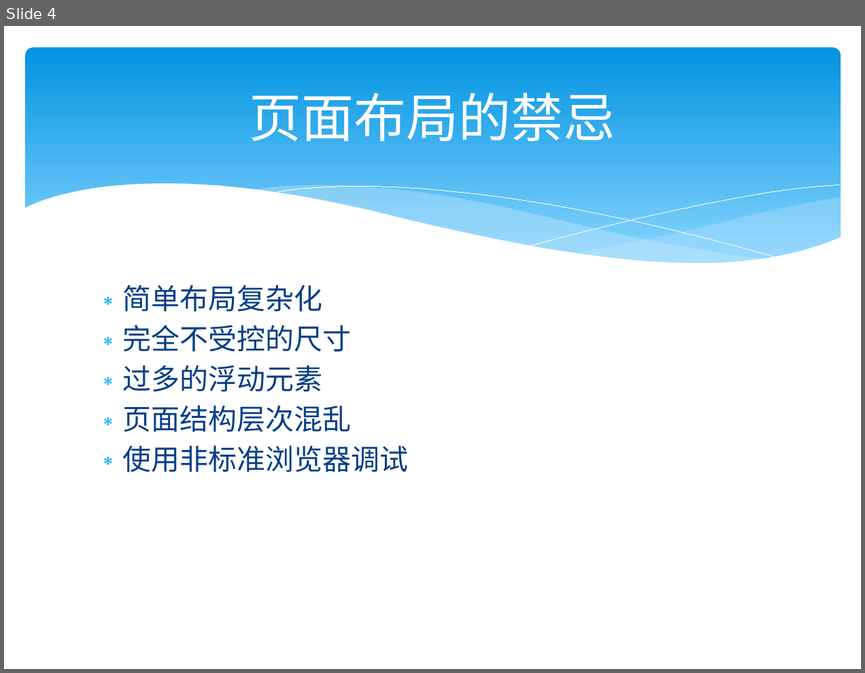
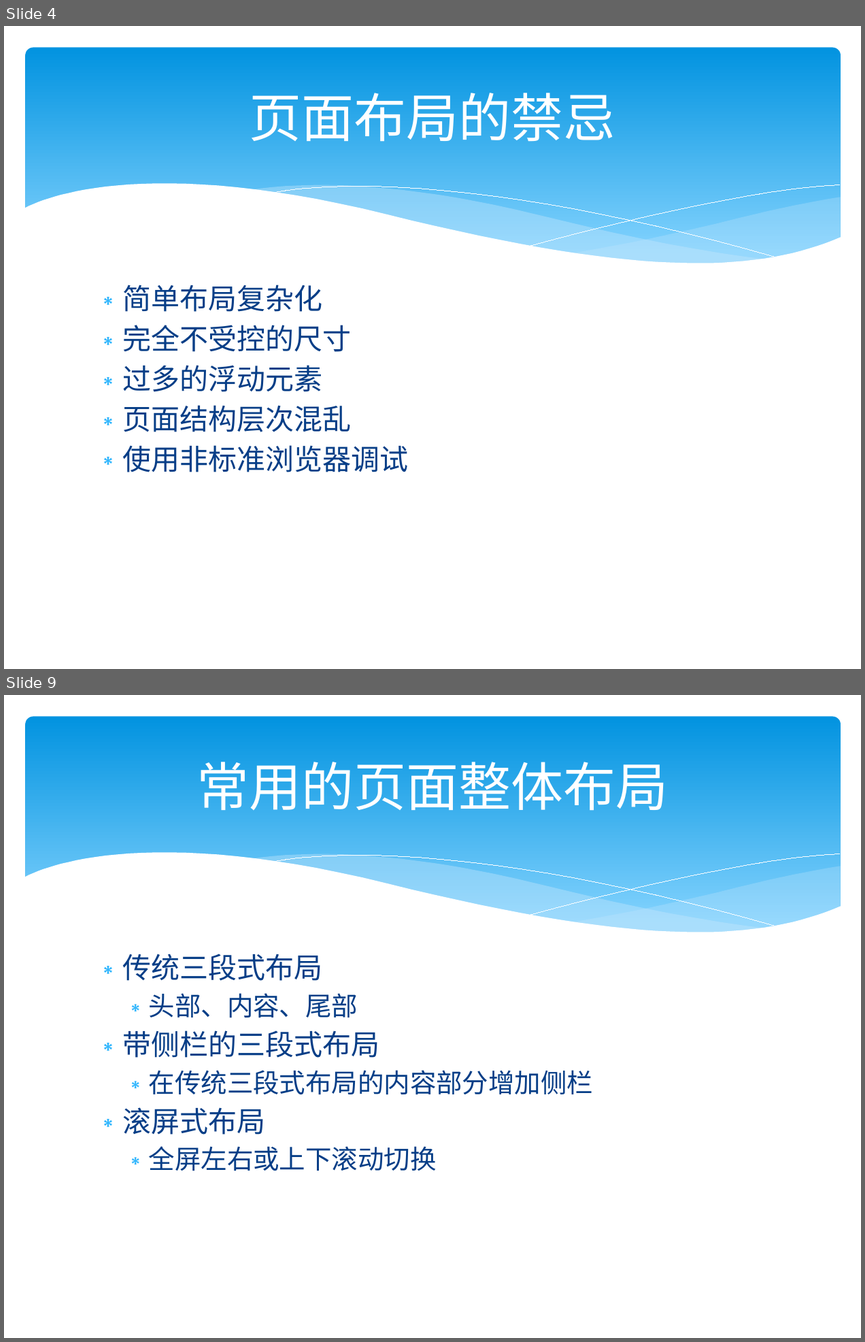
Before and after one commit to Hawkeyes0/HTML5-Test, a slide deck: Tour/Web前端技术_布局.pptx. Shown one above the other, each under a label of ours: slide 4 before the commit, slides 4 and 9 after it; the slides between them are not shown. The pictures are 865x673 and 865x1342 pixels, drawn with LibreOffice and Linux fonts; fonts in the diff are those of the drawing. Boxes give left, top, right and bottom in pixels: in the first picture for what was removed or moved away, otherwise in the second. Text is boxed around its words. In the diff, an @@ line names an element or a change of style, - is before the commit and + after.

Commit message:
更新布局资料

```diff
--- a/Tour/Web前端技术_布局.pptx
+++ b/Tour/Web前端技术_布局.pptx
@@ slide 9 added at bbox=[4, 695, 861, 1338], background #FFFFFF; not listed: 6 template elements that a slide beside it also shows @@
@@ title added at bbox=[196, 762, 668, 811], 44 pt, text #FFFFFF @@
+常用的页面整体布局
@@ text added at bbox=[123, 953, 593, 1170], 22 pt, text #073E87 @@
+∗ 传统三段式布局
+  ∗ 头部、内容、尾部
+∗ 带侧栏的三段式布局
+  ∗ 在传统三段式布局的内容部分增加侧栏
+∗ 滚屏式布局
+  ∗ 全屏左右或上下滚动切换
```
Also in this commit, not shown: 3 slides changed, 18 other slides added, 3 other files.
